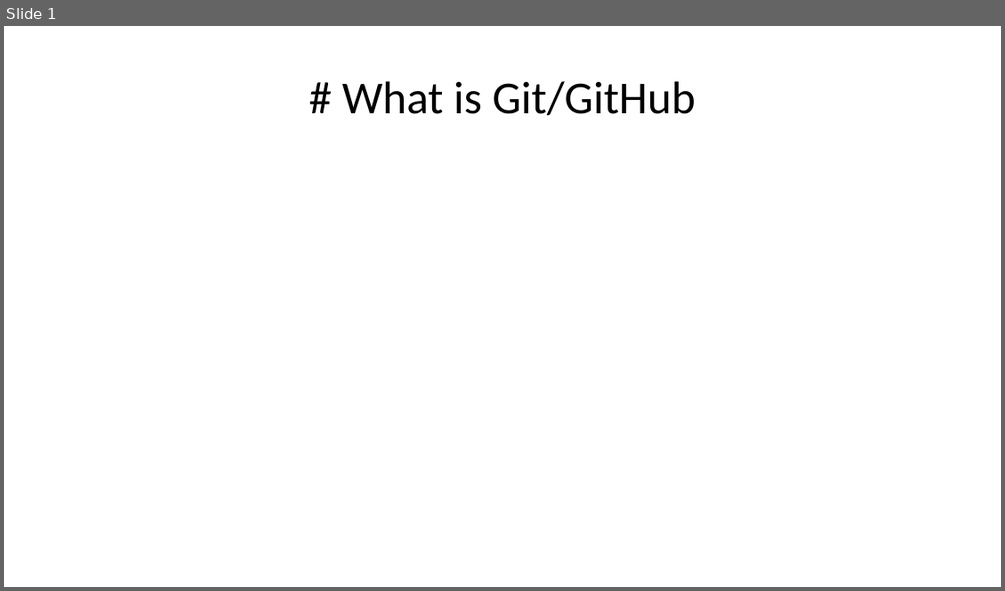
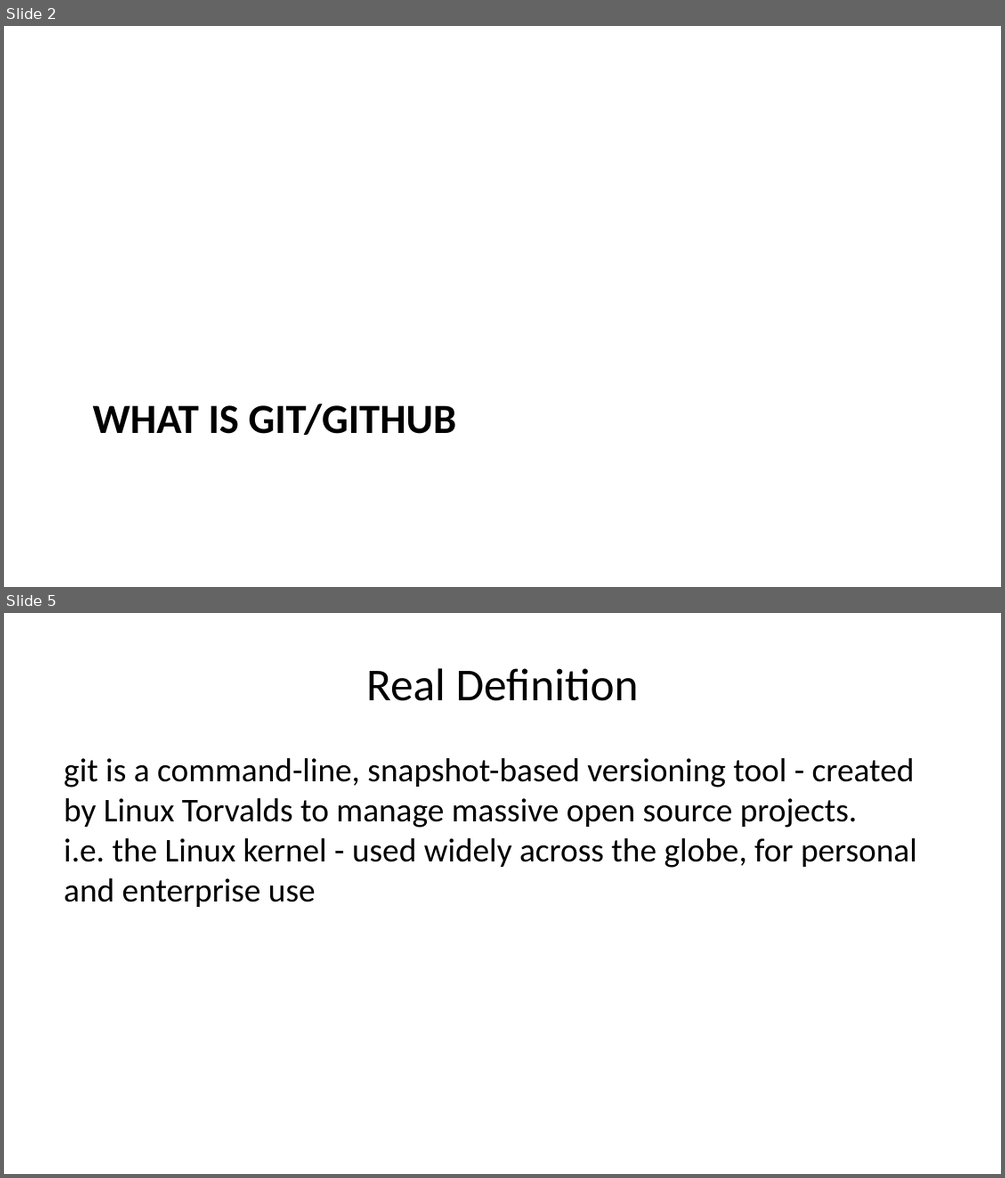
Before and after one commit to dhelgerson/ObsidianVault, a slide deck: git-pres.pptx. Shown one above the other, each under a label of ours: slide 1 before the commit, slides 2 and 5 after it; the slides between them are not shown. The pictures are 1005x591 and 1005x1178 pixels, drawn with LibreOffice and Linux fonts; fonts in the diff are those of the drawing. Boxes give left, top, right and bottom in pixels: in the first picture for what was removed or moved away, otherwise in the second. Text is boxed around its words. In the diff, an @@ line names an element or a change of style, - is before the commit and + after.

```diff
--- a/git-pres.pptx
+++ b/git-pres.pptx
@@ slide 5 added at [4, 613, 1001, 1174], background #FFFFFF @@
@@ title added at [366, 668, 639, 701], 33 pt, text #000000 @@
+Real Definition
@@ text added at [64, 758, 917, 907], 24 pt, text #000000 @@
+git is a command-line, snapshot-based versioning tool - created by Linux Torvalds to manage massive open source projects. i.e. the Linux kernel - used widely across the globe, for personal and enterprise use
@@ what was slide 1 is now slide 2 @@
@@ slide 2 changed as well @@
@@ title "WHAT IS GIT/GITHUB" at [93, 403, 457, 435]: vertical alignment middle to top @@
@@ title at [93, 403, 457, 435]: text changed; size 33 to 30 pt; bold on @@
-# What is Git/GitHub
+WHAT IS GIT/GITHUB
```
Also in this commit, not shown: 1 other slide changed, 19 other slides added, 1 other file.
